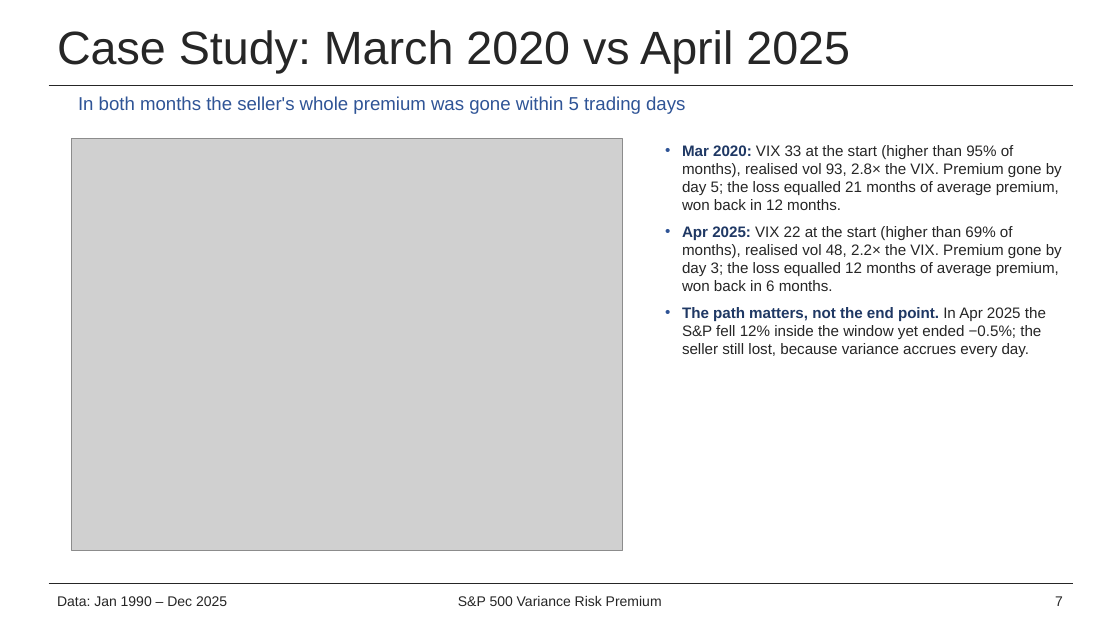
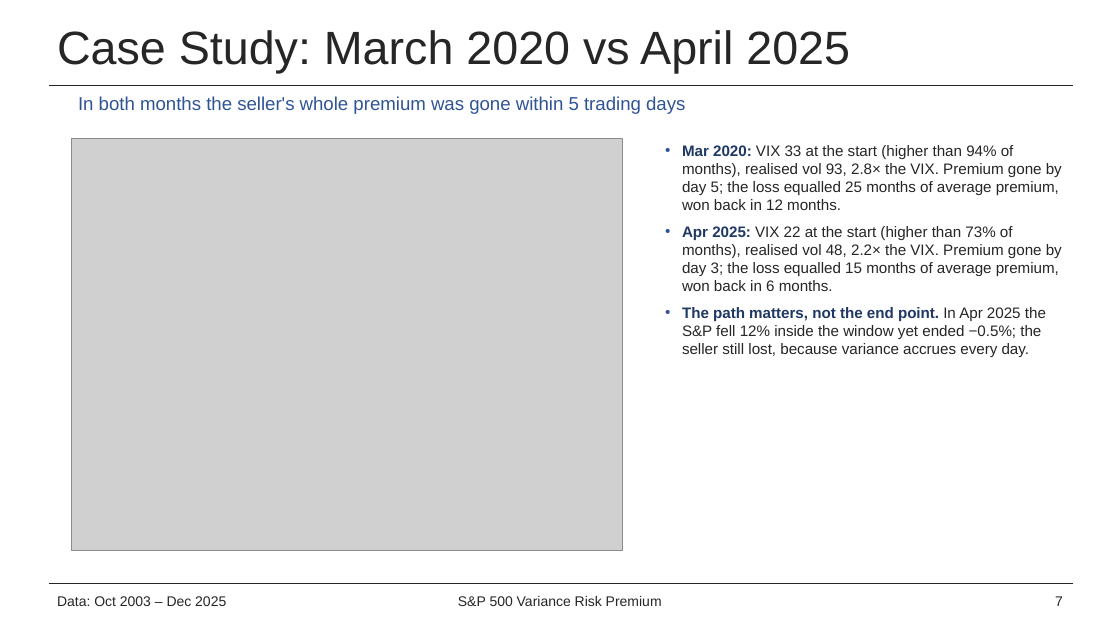
Before and after one commit to alston-yam/project_VIX, a slide deck: slide 7 of deck/VIX_pitch.pptx. Drawn at 1120x630 pixels with LibreOffice and Linux fonts; fonts in the diff are those of the drawing; grey boxes stand for pictures; background and template pictures are left out. Boxes give left, top, right and bottom in pixels: in the first picture for what was removed or moved away, otherwise in the second. Text is boxed around its words. In the diff, an @@ line names an element or a change of style, - is before the commit and + after.

```diff
--- a/deck/VIX_pitch.pptx
+++ b/deck/VIX_pitch.pptx
@@ text at (682, 145, 1062, 291): text changed @@
-• Mar 2020: VIX 33 at the start (higher than 95% of months), realised vol 93, 2.8× the VIX. Premium gone by day 5; the loss equalled 21 months of average premium, won back in 12 months.
-• Apr 2025: VIX 22 at the start (higher than 69% of months), realised vol 48, 2.2× the VIX. Premium gone by day 3; the loss equalled 12 months of average premium, won back in 6 months.
+• Mar 2020: VIX 33 at the start (higher than 94% of months), realised vol 93, 2.8× the VIX. Premium gone by day 5; the loss equalled 25 months of average premium, won back in 12 months.
+• Apr 2025: VIX 22 at the start (higher than 73% of months), realised vol 48, 2.2× the VIX. Premium gone by day 3; the loss equalled 15 months of average premium, won back in 6 months.
@@ text at (57, 596, 226, 606): text changed @@
-Data: Jan 1990 – Dec 2025
+Data: Oct 2003 – Dec 2025
```
Also in this commit, not shown: 15 other slides changed, 1 slide added, 53 other files.
